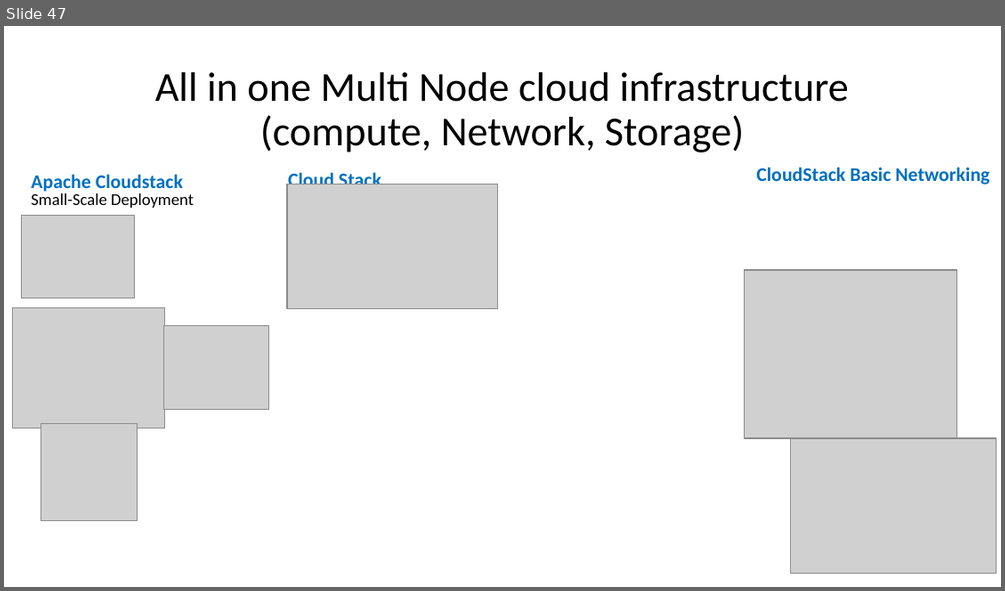
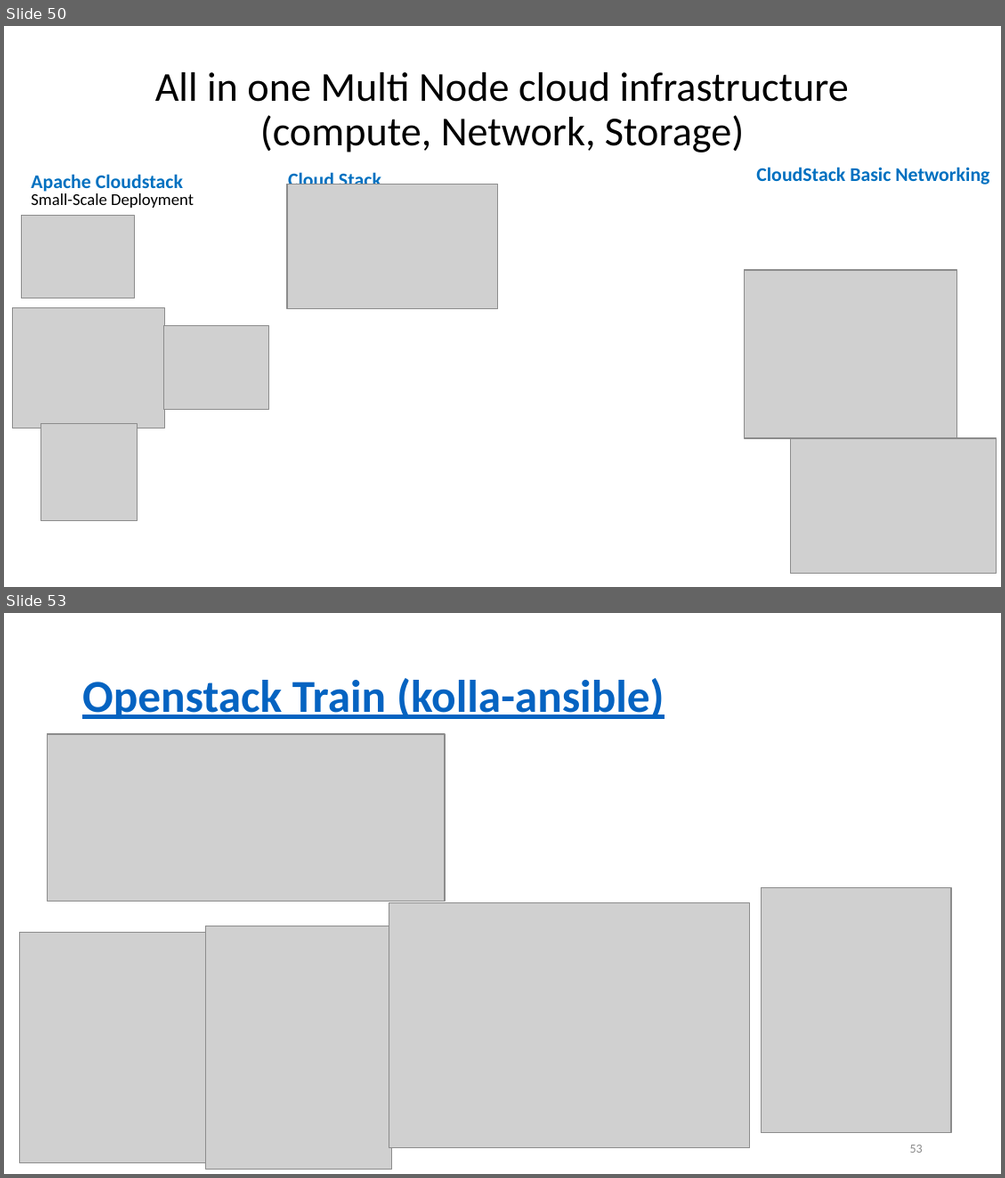
Before and after one commit to amelcharolinesgn2/ClouD-Infrastructure-SISKA-2025, a slide deck: Cource_LAB_Kolla Ansible OpenStack Installation-Ubuntu server22-04.pptx. Shown one above the other, each under a label of ours: slide 47 before the commit, slides 50 and 53 after it; the slides between them are not shown. The pictures are 1005x591 and 1005x1178 pixels, drawn with LibreOffice and Linux fonts; fonts in the diff are those of the drawing; grey boxes stand for pictures. Boxes give left, top, right and bottom in pixels: in the first picture for what was removed or moved away, otherwise in the second. Text is boxed around its words. In the diff, an @@ line names an element or a change of style, - is before the commit and + after.

```diff
--- a/Cource_LAB_Kolla Ansible OpenStack Installation-Ubuntu server22-04.pptx
+++ b/Cource_LAB_Kolla Ansible OpenStack Installation-Ubuntu server22-04.pptx
@@ slide 53 added at <box>4,613,1001,1174</box>, background #FFFFFF @@
@@ title added at <box>82,678,664,719</box>, 33 pt, text #0563C1, bold, underline @@
+Openstack Train (kolla-ansible)
@@ picture added at <box>47,735,445,901</box> @@
@@ picture added at <box>388,903,750,1147</box> @@
@@ picture added at <box>760,888,951,1134</box> @@
@@ picture added at <box>20,932,205,1162</box> @@
@@ picture added at <box>205,926,392,1169</box> @@
@@ page number added at <box>910,1144,922,1152</box>, 9 pt, text #8C8C8C @@
+53
@@ what was slide 47 is now slide 50 @@
```
Also in this commit, not shown: 4 slides changed, 8 other slides added, 4 other files.
